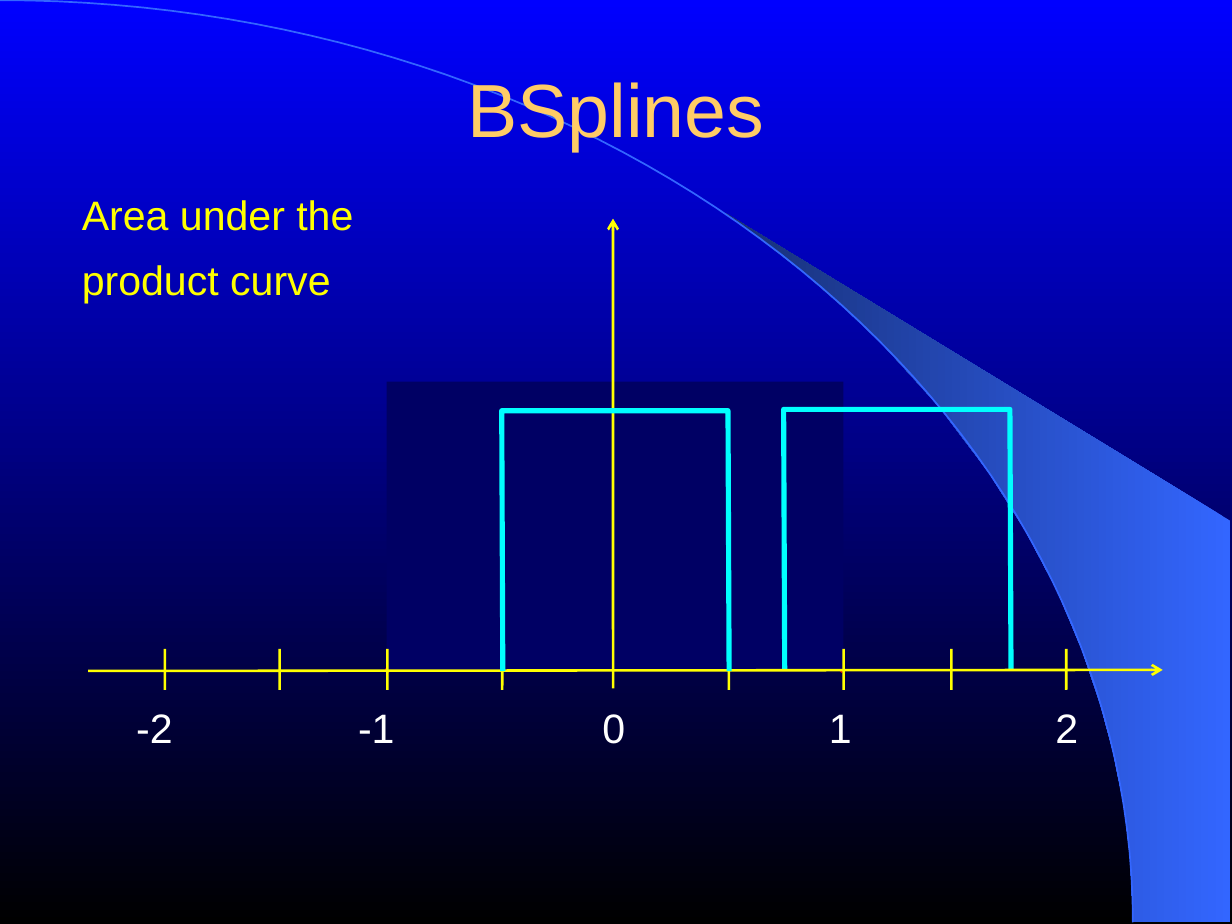
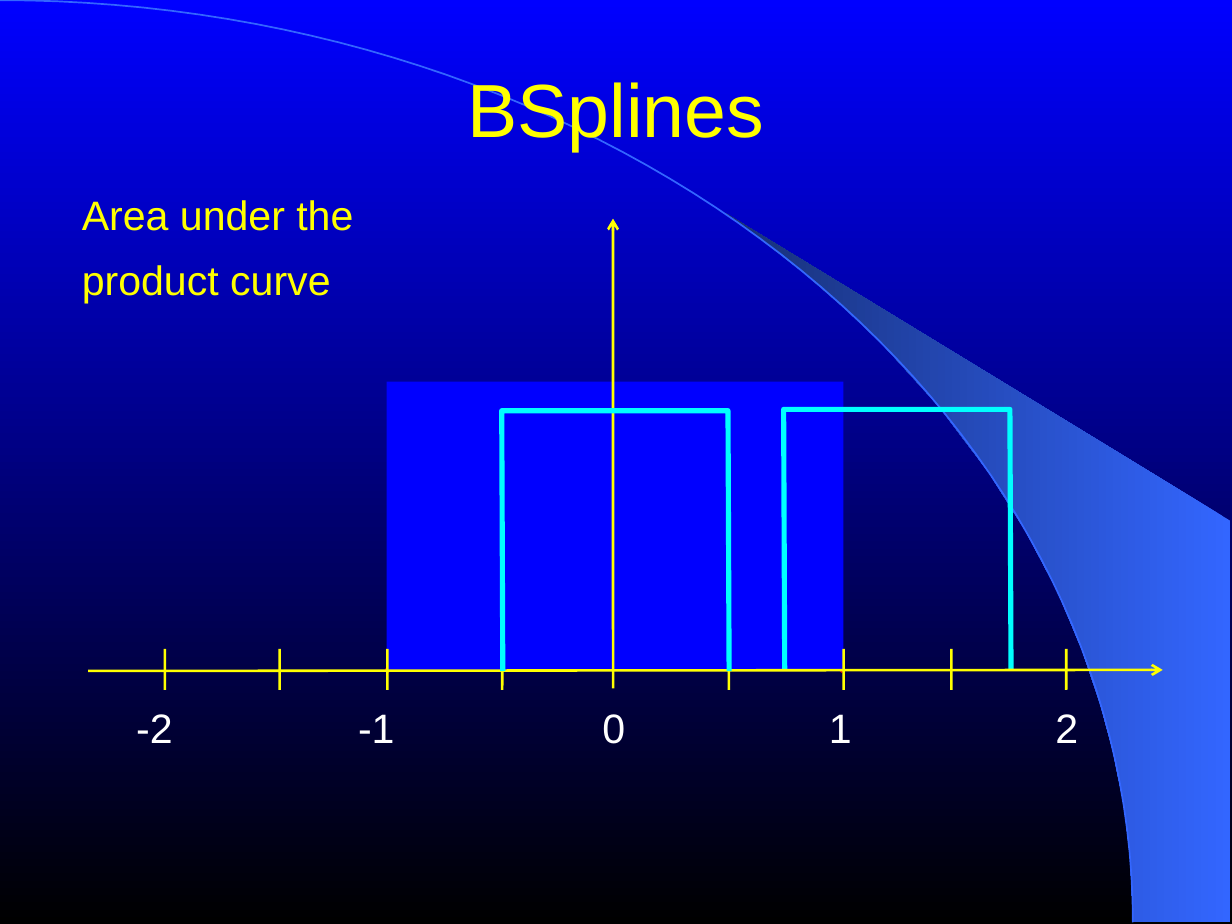
Before and after one commit to lheckemann/namic-sandbox, a slide deck: slide 13 of ITKAdvancedCourse/doc/presentations/Insight-DeformableRegistration-BSplines.ppt. Drawn at 1232x924 pixels with LibreOffice and Linux fonts; fonts in the diff are those of the drawing. Boxes give left, top, right and bottom in pixels: in the first picture for what was removed or moved away, otherwise in the second. Text is boxed around its words. In the diff, an @@ line names an element or a change of style, - is before the commit and + after.

Commit message:
ENH: Improving color formatting of titles.

```diff
--- a/ITKAdvancedCourse/doc/presentations/Insight-DeformableRegistration-BSplines.ppt
+++ b/ITKAdvancedCourse/doc/presentations/Insight-DeformableRegistration-BSplines.ppt
@@ title "BSplines" at <box>467,81,764,152</box>: text colour #FFCC66 to #FFFF00 @@
@@ rectangle at <box>387,382,844,671</box>: fill #000064 to #0000FF @@
```
Also in this commit, not shown: 61 other slides changed.
